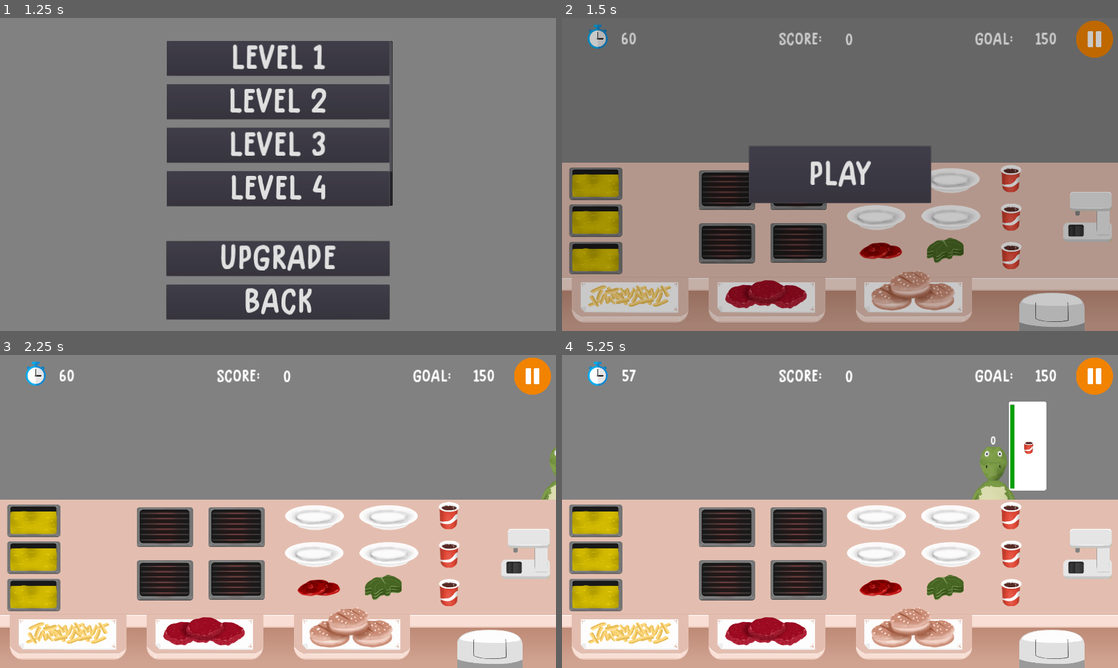
Above: before the commit, frames 1-4 (two rows, left to right).
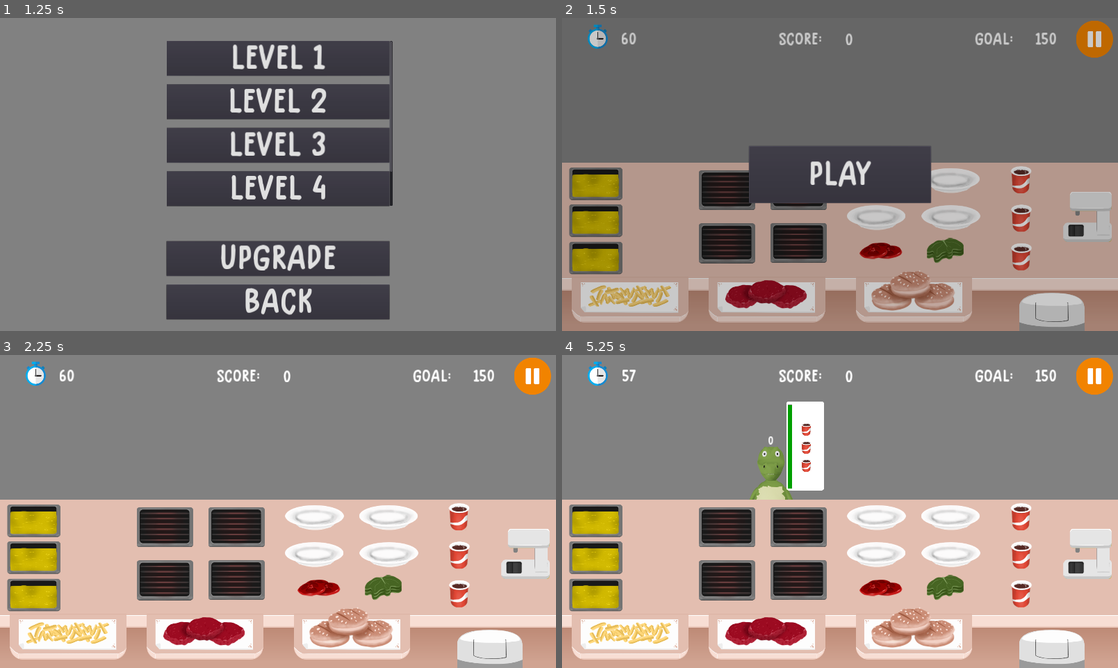
Above: after the commit, the same moments.

Repository: samuelpedrajas/MyVeganRestaurant
Game: Godot game, scene res://Scenes/Game.tscn
Two runs of this game, one before a commit and one after it. Both use one fixed random seed, a clock stepped at 60 frames per second and the inputs below.
Inputs:
- Up to frame 1 (1.25 s): click "Fast Food" at 0.5 s
- Up to frame 2 (1.5 s): click "Level 1" at 1.25 s
- Up to frame 3 (2.25 s): click "PLAY" at 2 s
- Up to frame 4 (5.25 s): click "Level 1" at 2.75 s; click "Level 2" at 3.5 s; click "Level 3" at 4.25 s; click "Level 4" at 5 s

Frame 1 is identical in both runs. In frame 2, 1.2% of the frame differs, in the area x 34-85%, y 46-92%; in frame 3, 1.4%; in frame 4, 6.6%, in the area x 33-88%, y 14-92%.

Commit message:
upgrades progress

Diff:
--- a/Scenes/FastFood/Deliveries/BurgerBread.tscn
+++ b/Scenes/FastFood/Deliveries/BurgerBread.tscn
@@ -3,11 +3,6 @@
 [ext_resource path="res://Scripts/Delivery.gd" type="Script" id=1]
 [ext_resource path="res://Images/FastFood/Food/PanSuperior.png" type="Texture" id=2]
 [ext_resource path="res://Images/FastFood/Food/PanInferior.png" type="Texture" id=3]
-
-
-
-
-
 
 [node name="BurgerBread" type="Node2D"]
 script = ExtResource( 1 )
--- a/Scenes/FastFood/Deliveries/Cola.tscn
+++ b/Scenes/FastFood/Deliveries/Cola.tscn
@@ -3,19 +3,14 @@
 [ext_resource path="res://Scripts/Delivery.gd" type="Script" id=1]
 [ext_resource path="res://Images/FastFood/Food/VasoLleno.png" type="Texture" id=2]
 
-
-
-
-
-
 [node name="Cola" type="Node2D"]
 script = ExtResource( 1 )
 reference = "Cola"
-v_limits = Vector2( -67, 3 )
+v_limits = Vector2( -53.5, 41.5 )
 throwable = false
 
 [node name="Sprites" type="Node2D" parent="."]
 
 [node name="Cola" type="Sprite" parent="Sprites"]
-position = Vector2( 0, -32 )
+position = Vector2( 0, -6 )
 texture = ExtResource( 2 )
--- a/Scenes/FastFood/Deliveries/CompleteBurger.tscn
+++ b/Scenes/FastFood/Deliveries/CompleteBurger.tscn
@@ -7,18 +7,10 @@
 [ext_resource path="res://Scripts/Delivery.gd" type="Script" id=5]
 [ext_resource path="res://Images/FastFood/Food/Lechuga.png" type="Texture" id=6]
 
-
-
-
-
-
 [node name="CompleteBurger" type="Node2D"]
 script = ExtResource( 5 )
 reference = "CompleteBurger"
-profit = 150
-discard_price = 50
 ingredients = [ "BurgerBread", "CookedBurger", "Tomato", "Lettuce" ]
-deliverable = true
 v_limits = Vector2( -91, 34.5 )
 
 [node name="Sprites" type="Node2D" parent="."]
--- a/Scenes/FastFood/Deliveries/Fries.tscn
+++ b/Scenes/FastFood/Deliveries/Fries.tscn
@@ -2,10 +2,6 @@
 
 [ext_resource path="res://Scripts/Delivery.gd" type="Script" id=1]
 [ext_resource path="res://Images/FastFood/Food/PatatasFritas.png" type="Texture" id=2]
-
-
-
-
 
 [node name="Fries" type="Node2D"]
 script = ExtResource( 1 )
--- a/Scenes/FastFood/Deliveries/LettuceBurger.tscn
+++ b/Scenes/FastFood/Deliveries/LettuceBurger.tscn
@@ -5,10 +5,6 @@
 [ext_resource path="res://Images/FastFood/Food/HamburguesaHecha.png" type="Texture" id=3]
 [ext_resource path="res://Scripts/Delivery.gd" type="Script" id=4]
 [ext_resource path="res://Images/FastFood/Food/Lechuga.png" type="Texture" id=5]
-
-
-
-
 
 [node name="LettuceBurger" type="Node2D"]
 script = ExtResource( 4 )
--- a/Scenes/FastFood/Deliveries/SimpleBurger.tscn
+++ b/Scenes/FastFood/Deliveries/SimpleBurger.tscn
@@ -5,17 +5,10 @@
 [ext_resource path="res://Images/FastFood/Food/PanInferior.png" type="Texture" id=3]
 [ext_resource path="res://Images/FastFood/Food/HamburguesaHecha.png" type="Texture" id=4]
 
-
-
-
-
-
 [node name="SimpleBurger" type="Node2D"]
 script = ExtResource( 1 )
 reference = "SimpleBurger"
-discard_price = 30
 ingredients = [ "BurgerBread", "CookedBurger" ]
-deliverable = true
 v_limits = Vector2( -84, 34.5 )
 throwable = false
 
--- a/Scenes/FastFood/Deliveries/TomatoBurger.tscn
+++ b/Scenes/FastFood/Deliveries/TomatoBurger.tscn
@@ -6,18 +6,10 @@
 [ext_resource path="res://Images/FastFood/Food/HamburguesaHecha.png" type="Texture" id=4]
 [ext_resource path="res://Scripts/Delivery.gd" type="Script" id=5]
 
-
-
-
-
-
 [node name="TomatoBurger" type="Node2D"]
 script = ExtResource( 5 )
 reference = "TomatoBurger"
-profit = 120
-discard_price = 40
 ingredients = [ "BurgerBread", "CookedBurger", "Tomato" ]
-deliverable = true
 v_limits = Vector2( -87, 34.5 )
 
 [node name="Sprites" type="Node2D" parent="."]
--- a/Scenes/FastFood/FastFood.tscn
+++ b/Scenes/FastFood/FastFood.tscn
@@ -24,7 +24,11 @@
 [ext_resource path="res://Scenes/FastFood/Deliveries/BurgerBread.tscn" type="PackedScene" id=22]
 [ext_resource path="res://Scenes/FastFood/Deliveries/CompleteBurger.tscn" type="PackedScene" id=23]
 [ext_resource path="res://Scenes/FastFood/IngredientSources/BurgerSource.tscn" type="PackedScene" id=24]
-
+[ext_resource path="res://Scenes/FastFood/Ingredients/Burger.tscn" type="PackedScene" id=25]
+[ext_resource path="res://Scenes/FastFood/Ingredients/BurgerBread.tscn" type="PackedScene" id=26]
+[ext_resource path="res://Scenes/FastFood/Ingredients/Fries.tscn" type="PackedScene" id=27]
+[ext_resource path="res://Scenes/FastFood/Ingredients/Lettuce.tscn" type="PackedScene" id=28]
+[ext_resource path="res://Scenes/FastFood/Ingredients/Tomato.tscn" type="PackedScene" id=29]
 
 [node name="FastFood" type="Control"]
 anchor_right = 1.0
@@ -67,6 +71,19 @@
 [node name="Drink" type="Node2D" parent="Menu"]
 
 [node name="Cola" parent="Menu/Drink" instance=ExtResource( 1 )]
+
+[node name="Ingredients" type="Node2D" parent="."]
+visible = false
+
+[node name="Burger" parent="Ingredients" instance=ExtResource( 25 )]
+
+[node name="BurgerBread" parent="Ingredients" instance=ExtResource( 26 )]
+
+[node name="Fries" parent="Ingredients" instance=ExtResource( 27 )]
+
+[node name="Lettuce" parent="Ingredients" instance=ExtResource( 28 )]
+
+[node name="Tomato" parent="Ingredients" instance=ExtResource( 29 )]
 
 [node name="Main" type="TextureRect" parent="."]
 anchor_left = 0.5
@@ -94,10 +111,12 @@
 [node name="TomatoSource" parent="Main" instance=ExtResource( 20 )]
 position = Vector2( 1101.01, 303.057 )
 kitchen = NodePath("../../../FastFood")
+ingredient = NodePath("../../Ingredients/Tomato")
 
 [node name="LettuceSource" parent="Main" instance=ExtResource( 5 )]
 position = Vector2( 1323.53, 303.663 )
 kitchen = NodePath("../../../FastFood")
+ingredient = NodePath("../../Ingredients/Lettuce")
 
 [node name="Grill1" parent="Main" instance=ExtResource( 14 )]
 position = Vector2( 569.541, 93.551 )
@@ -169,6 +188,7 @@
 position = Vector2( -2.33453, -12.4128 )
 kitchen = NodePath("../../../../FastFood")
 destination_group = "Fryer"
+ingredient = NodePath("../../../Ingredients/Fries")
 
 [node name="Saliente2" type="Sprite" parent="Main"]
 position = Vector2( 707.702, 472.075 )
@@ -178,6 +198,7 @@
 position = Vector2( -3.10797, -17.8473 )
 kitchen = NodePath("../../../../FastFood")
 destination_group = "Grill"
+ingredient = NodePath("../../../Ingredients/Burger")
 
 [node name="Saliente3" type="Sprite" parent="Main"]
 position = Vector2( 1215.7, 472.075 )
@@ -186,25 +207,24 @@
 [node name="BreadSource" parent="Main/Saliente3" instance=ExtResource( 16 )]
 position = Vector2( -2.58289, -32.6017 )
 kitchen = NodePath("../../../../FastFood")
+ingredient = NodePath("../../../Ingredients/BurgerBread")
 
 [node name="ColaPump" parent="Main" instance=ExtResource( 13 )]
 position = Vector2( 1815.51, 186.447 )
+delivery = NodePath("../../Menu/Drink/Cola")
 platforms = [ NodePath("../ColaPlatform1"), NodePath("../ColaPlatform2"), NodePath("../ColaPlatform3") ]
 
 [node name="ColaPlatform1" parent="Main" instance=ExtResource( 18 )]
 position = Vector2( 1586.56, 330.28 )
 kitchen = NodePath("../../../FastFood")
-placeholder_position = Vector2( 0, -40 )
 
 [node name="ColaPlatform2" parent="Main" instance=ExtResource( 18 )]
 position = Vector2( 1586.56, 197.248 )
 kitchen = NodePath("../../../FastFood")
-placeholder_position = Vector2( 0, -40 )
 
 [node name="ColaPlatform3" parent="Main" instance=ExtResource( 18 )]
 position = Vector2( 1585.56, 64.7362 )
 kitchen = NodePath("../../../FastFood")
-placeholder_position = Vector2( 0, -40 )
 
 [node name="HUD" parent="." instance=ExtResource( 15 )]
 
--- a/Scenes/FastFood/FastFoodLevels.tscn
+++ b/Scenes/FastFood/FastFoodLevels.tscn
@@ -24,7 +24,7 @@
 var category_probability = {
 	\"Complement\": 30,
 	\"Main\": 40,
-	\"Drink\": 30
+	\"Drink\": 300000
 }
 var delivery_probability = {
 	\"Complement\": {
--- a/Scenes/FastFood/IngredientSources/BreadSource.tscn
+++ b/Scenes/FastFood/IngredientSources/BreadSource.tscn
@@ -1,19 +1,11 @@
-[gd_scene load_steps=5 format=2]
+[gd_scene load_steps=4 format=2]
 
 [ext_resource path="res://Scripts/IngredientSource.gd" type="Script" id=1]
 [ext_resource path="res://Images/FastFood/Food/FuentePan.png" type="Texture" id=2]
 [ext_resource path="res://Scenes/ClickableArea.tscn" type="PackedScene" id=3]
-[ext_resource path="res://Scenes/FastFood/Ingredients/BurgerBread.tscn" type="PackedScene" id=4]
-
-
-
-
-
 
 [node name="BreadSource" type="Node2D"]
 script = ExtResource( 1 )
-
-[node name="Ingredient" parent="." instance=ExtResource( 4 )]
 
 [node name="Sprite" type="Sprite" parent="."]
 texture = ExtResource( 2 )
--- a/Scenes/FastFood/IngredientSources/BurgerSource.tscn
+++ b/Scenes/FastFood/IngredientSources/BurgerSource.tscn
@@ -1,19 +1,11 @@
-[gd_scene load_steps=5 format=2]
+[gd_scene load_steps=4 format=2]
 
-[ext_resource path="res://Scenes/FastFood/Ingredients/Burger.tscn" type="PackedScene" id=1]
 [ext_resource path="res://Scripts/IngredientSource.gd" type="Script" id=2]
 [ext_resource path="res://Scenes/ClickableArea.tscn" type="PackedScene" id=3]
 [ext_resource path="res://Images/FastFood/Food/FuenteHamburguesa.png" type="Texture" id=4]
 
-
-
-
-
-
 [node name="BurgerSource" type="Node2D"]
 script = ExtResource( 2 )
-
-[node name="Ingredient" parent="." instance=ExtResource( 1 )]
 
 [node name="Sprite" type="Sprite" parent="."]
 texture = ExtResource( 4 )
--- a/Scenes/FastFood/IngredientSources/FriesSource.tscn
+++ b/Scenes/FastFood/IngredientSources/FriesSource.tscn
@@ -1,19 +1,11 @@
-[gd_scene load_steps=5 format=2]
+[gd_scene load_steps=4 format=2]
 
 [ext_resource path="res://Scripts/IngredientSource.gd" type="Script" id=1]
 [ext_resource path="res://Images/FastFood/Food/FuentePatatas.png" type="Texture" id=2]
 [ext_resource path="res://Scenes/ClickableArea.tscn" type="PackedScene" id=3]
-[ext_resource path="res://Scenes/FastFood/Ingredients/Fries.tscn" type="PackedScene" id=4]
-
-
-
-
-
 
 [node name="FriesSource" type="Node2D"]
 script = ExtResource( 1 )
-
-[node name="Ingredient" parent="." instance=ExtResource( 4 )]
 
 [node name="Sprite" type="Sprite" parent="."]
 texture = ExtResource( 2 )
--- a/Scenes/FastFood/IngredientSources/LettuceSource.tscn
+++ b/Scenes/FastFood/IngredientSources/LettuceSource.tscn
@@ -1,19 +1,11 @@
-[gd_scene load_steps=5 format=2]
+[gd_scene load_steps=4 format=2]
 
 [ext_resource path="res://Scripts/IngredientSource.gd" type="Script" id=1]
 [ext_resource path="res://Images/FastFood/Food/FuenteLechuga.png" type="Texture" id=2]
 [ext_resource path="res://Scenes/ClickableArea.tscn" type="PackedScene" id=3]
-[ext_resource path="res://Scenes/FastFood/Ingredients/Lettuce.tscn" type="PackedScene" id=4]
-
-
-
-
-
 
 [node name="LettuceSource" type="Node2D"]
 script = ExtResource( 1 )
-
-[node name="Ingredient" parent="." instance=ExtResource( 4 )]
 
 [node name="Sprite" type="Sprite" parent="."]
 texture = ExtResource( 2 )
--- a/Scenes/FastFood/IngredientSources/TomatoSource.tscn
+++ b/Scenes/FastFood/IngredientSources/TomatoSource.tscn
@@ -1,19 +1,11 @@
-[gd_scene load_steps=5 format=2]
+[gd_scene load_steps=4 format=2]
 
 [ext_resource path="res://Images/FastFood/Food/FuenteTomate.png" type="Texture" id=1]
 [ext_resource path="res://Scripts/IngredientSource.gd" type="Script" id=2]
 [ext_resource path="res://Scenes/ClickableArea.tscn" type="PackedScene" id=3]
-[ext_resource path="res://Scenes/FastFood/Ingredients/Tomato.tscn" type="PackedScene" id=4]
-
-
-
-
-
 
 [node name="TomatoSource" type="Node2D"]
 script = ExtResource( 2 )
-
-[node name="Ingredient" parent="." instance=ExtResource( 4 )]
 
 [node name="Sprite" type="Sprite" parent="."]
 texture = ExtResource( 1 )
--- a/Scenes/FastFood/Machines/ColaPump.tscn
+++ b/Scenes/FastFood/Machines/ColaPump.tscn
@@ -1,16 +1,10 @@
-[gd_scene load_steps=10 format=2]
+[gd_scene load_steps=9 format=2]
 
 [ext_resource path="res://Scripts/DrinkProvider.gd" type="Script" id=1]
 [ext_resource path="res://Images/FastFood/Food/VasoLleno.png" type="Texture" id=2]
 [ext_resource path="res://Images/FastFood/Food/VasoLlenandose.png" type="Texture" id=3]
 [ext_resource path="res://Images/FastFood/Machines/MaquinaBebidasVacia.png" type="Texture" id=4]
 [ext_resource path="res://Scenes/Timer.tscn" type="PackedScene" id=6]
-[ext_resource path="res://Scenes/FastFood/Deliveries/Cola.tscn" type="PackedScene" id=7]
-
-
-
-
-
 
 [sub_resource type="Animation" id=1]
 resource_name = "default_animation"
@@ -111,10 +105,6 @@
 texture = ExtResource( 3 )
 
 [node name="Placeholder" type="Node2D" parent="."]
-visible = false
-
-[node name="Cola" parent="Placeholder" instance=ExtResource( 7 )]
-position = Vector2( -35, 62 )
 
 [node name="AnimationPlayer" type="AnimationPlayer" parent="."]
 anims/default_animation = SubResource( 1 )
--- a/Scenes/FastFood/Machines/Fryer.tscn
+++ b/Scenes/FastFood/Machines/Fryer.tscn
@@ -5,10 +5,6 @@
 [ext_resource path="res://Images/FastFood/Machines/Freidora.png" type="Texture" id=3]
 [ext_resource path="res://Scenes/Timer.tscn" type="PackedScene" id=4]
 [ext_resource path="res://Images/FastFood/Food/PatatasAceite.png" type="Texture" id=5]
-
-
-
-
 
 [sub_resource type="Animation" id=1]
 resource_name = "default_animation"
--- a/Scripts/DrinkProvider.gd
+++ b/Scripts/DrinkProvider.gd
@@ -1,6 +1,7 @@
 extends Node2D
 
 
+export(NodePath) onready var delivery = get_node(delivery)
 export(Array, NodePath) var platforms = []
 
 
@@ -19,9 +20,9 @@
 	$Timer.hide()
 	for platform in platforms:
 		if platform.delivery == null:
-			var delivery = $Placeholder/Cola.duplicate()
-			delivery.connect("delivered", self, "_on_Drink_delivered")
-			platform.add_delivery(delivery)
+			var new_delivery = delivery.duplicate()
+			new_delivery.connect("delivered", self, "_on_Drink_delivered")
+			platform.add_delivery(new_delivery)
 
 
 func _on_Drink_delivered(_delivery):
--- a/Scripts/IngredientSource.gd
+++ b/Scripts/IngredientSource.gd
@@ -3,7 +3,7 @@
 
 export(NodePath) onready var kitchen = get_node(kitchen)
 export(String) var destination_group = null
-onready var ingredient = $Ingredient
+export(NodePath) onready var ingredient = get_node(ingredient)
 
 
 func _send_to_group():
--- a/Scripts/Status.gd
+++ b/Scripts/Status.gd
@@ -4,7 +4,27 @@
 var coins = 0
 var kitchen_upgrades = {
 	"FastFood": {
-		"Grill": 0,
-		"Fryer": 0
+		"Machines": {
+			"Grill": 0,
+			"Fryer": 0,
+			"ColaPump": 0
+		},
+		"Deliveries": {
+			"BurgerBread": 0,
+			"Cola": 0,
+			"CompleteBurger": 0,
+			"Fries": 0,
+			"LettuceBurger": 0,
+			"TomatoBurger": 0,
+			"SimpleBurger": 0
+		},
+		"IngredientSources": {
+			"BreadSource": 0,
+			"FriesSource": 0,
+			"BurgerSource": 0,
+			"LettuceSource": 0,
+			"TomatoSource": 0
+		},
+		"Plate": 0
 	}
 }
Not shown: 1 places in Scenes/FastFood/FastFood.tscn that only renumber resources
